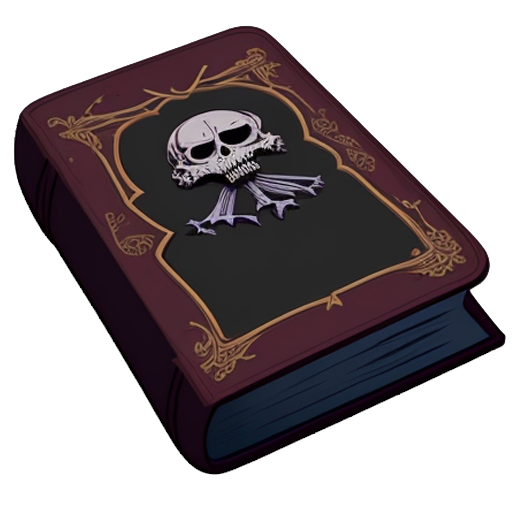
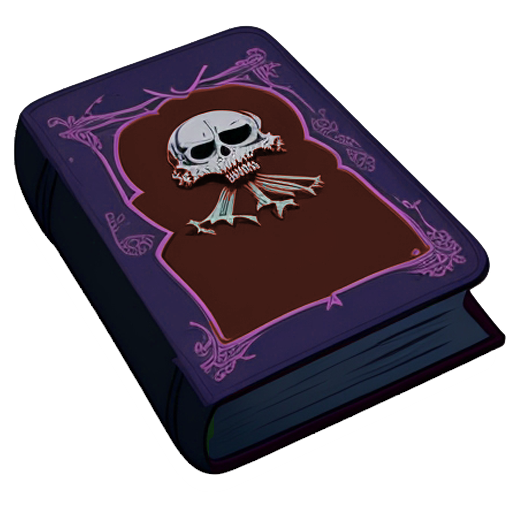
Two versions of the same layered image (512px x 512px). Layer-by-layer changes:
pixels changed over [14, 26, 490, 474] (layer not identified)
